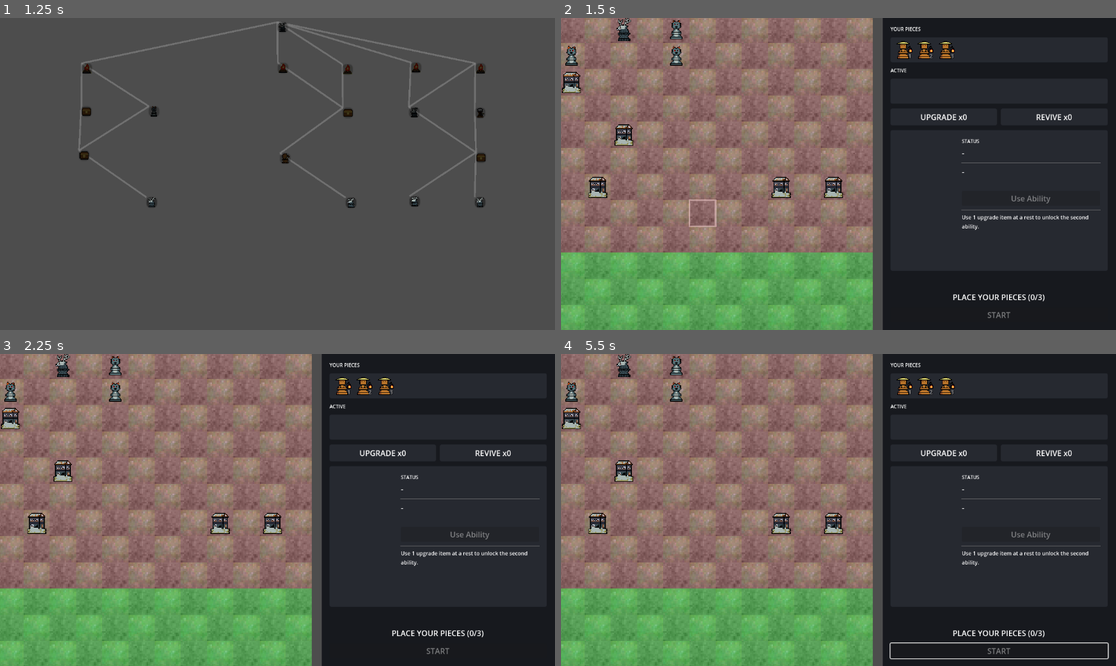
Above: before the commit, frames 1-4 (two rows, left to right).
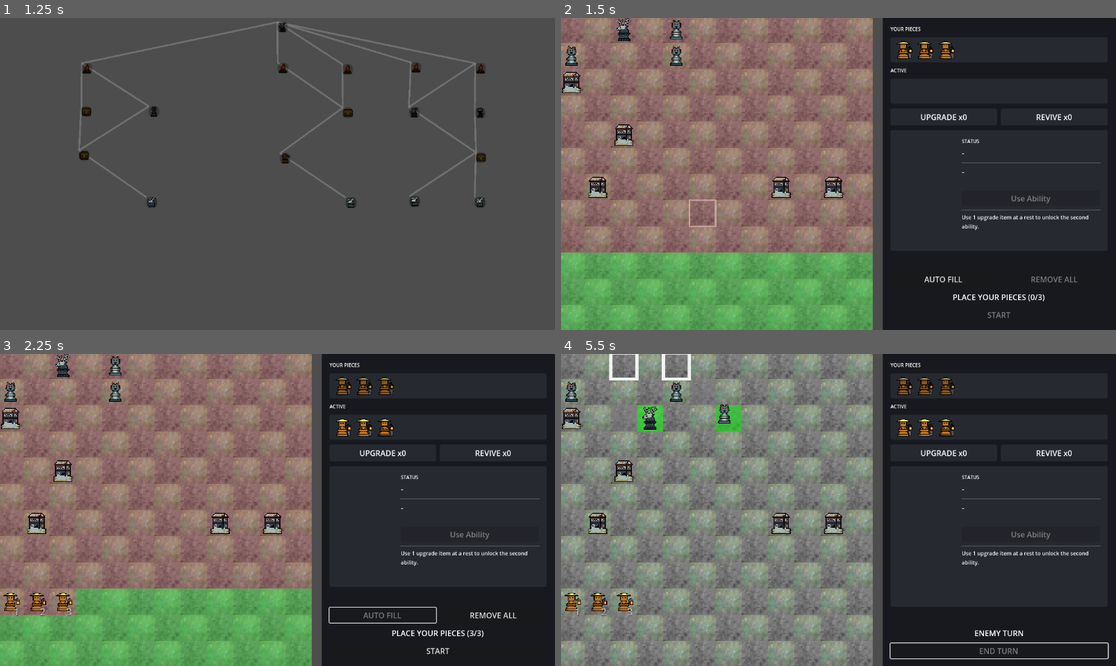
Above: after the commit, the same moments.

Repository: mjura1/gamejam-2025
Game: Godot game, scene res://Scenes/Menu/main_menu.tscn
Same seed, same stepped clock (60 frames per second), same inputs: the game is played once before the commit and once after it.
Inputs (mouse positions are in pixels of both pictures, inside the frame that each line leads up to):
- Up to frame 1 (1.25 s): click "START GAME" at 0.5 s
- Up to frame 2 (1.5 s): click (710, 202) at 1.25 s
- Up to frame 3 (2.25 s): click (382, 616) at 2 s, where only the run after the commit has a clickable "AUTO FILL"
- Up to frame 4 (5.5 s): click (1054, 616) at 2.75 s, where only the run after the commit has a clickable "REMOVE ALL"; click (943, 616) at 3.5 s, where only the run after the commit has a clickable "AUTO FILL"; click (999, 650) at 4.25 s, where only the run after the commit has a clickable "START"; click (999, 650) at 5 s, where only the run after the commit has a clickable "END TURN"

Frame 1 is identical in both runs. In frame 2, 0.2% of the frame differs, in the area x 65-94%, y 82-85%; in frame 3, 2.0%; in frame 4, 19%, in the area x 0-88%, y 0-100%.

Commit message:
Add AUTO FILL / REMOVE ALL buttons to the placement phase
AUTO FILL places pieces from the roster onto free board cells up to
the 5-piece cap (or however many are left if fewer than 5 are
available); REMOVE ALL clears everything back to the roster. Both
buttons sit above "PLACE YOUR PIECES" and only show during placement.

Diff:
--- a/team-berry-game/Scenes/Battle/battle_ui.tscn
+++ b/team-berry-game/Scenes/Battle/battle_ui.tscn
@@ -264,6 +264,24 @@
 horizontal_alignment = 1
 text = ""
 
+[node name="PlacementActionsRow" type="HBoxContainer" parent="Root/SidePanel/Margin/VBox"]
+unique_name_in_owner = true
+visible = false
+layout_mode = 2
+theme_override_constants/separation = 8
+
+[node name="AutoFillButton" type="Button" parent="Root/SidePanel/Margin/VBox/PlacementActionsRow"]
+unique_name_in_owner = true
+layout_mode = 2
+size_flags_horizontal = 3
+text = "AUTO FILL"
+
+[node name="RemoveAllButton" type="Button" parent="Root/SidePanel/Margin/VBox/PlacementActionsRow"]
+unique_name_in_owner = true
+layout_mode = 2
+size_flags_horizontal = 3
+text = "REMOVE ALL"
+
 [node name="TurnLabel" type="Label" parent="Root/SidePanel/Margin/VBox"]
 unique_name_in_owner = true
 layout_mode = 2
--- a/team-berry-game/Scripts/Battle/battle_ui.gd
+++ b/team-berry-game/Scripts/Battle/battle_ui.gd
@@ -41,6 +41,10 @@
 @onready var action_button: Button = %ActionButton
 @onready var board_area: Control = %BoardArea
 @onready var drag_ghost: TextureRect = %DragGhost
+@onready var placement_actions_row: HBoxContainer = %PlacementActionsRow
+@onready var auto_fill_button: Button = %AutoFillButton
+@onready var remove_all_button: Button = %RemoveAllButton
+@onready var tile_map = get_node("../Map/TileMapLayer")
 
 const STATUS_ALIVE_COLOR := Color(0.5, 1.0, 0.5)
 const STATUS_DEAD_COLOR := Color(1.0, 0.4, 0.4)
@@ -69,6 +73,8 @@
 	battle_controller.abilities_changed.connect(_on_abilities_changed)
 	board_area.gui_input.connect(_on_board_area_input)
 	action_button.pressed.connect(_on_action_button_pressed)
+	auto_fill_button.pressed.connect(_on_auto_fill_pressed)
+	remove_all_button.pressed.connect(_on_remove_all_pressed)
 	ability1_button.pressed.connect(_on_ability_pressed.bind(1))
 	ability2_button.pressed.connect(_on_ability_pressed.bind(2))
 	# Preberi rebindane bližnjice v živo (npr. igralec spremeni bind med pavzo
@@ -136,6 +142,7 @@
 			placement_active = true
 			placement_highlighter.show_zone()
 			board_area.mouse_filter = Control.MOUSE_FILTER_STOP
+			placement_actions_row.visible = true
 			moves_label.text = ""
 			abilities_label.text = ""
 			_update_placement_ui()
@@ -144,6 +151,7 @@
 				placement_active = false
 				placement_highlighter.clear_zone()
 				board_area.mouse_filter = Control.MOUSE_FILTER_IGNORE
+				placement_actions_row.visible = false
 			turn_label.text = "PLAYER TURN"
 			action_button.text = "END TURN"
 			action_button.disabled = false
@@ -290,6 +298,52 @@
 	turn_label.text = "PLACE YOUR PIECES (%d/%d)" % [placed_count, _max_placeable()]
 	action_button.text = "START"
 	action_button.disabled = placed_count == 0
+	auto_fill_button.disabled = placed_count >= _max_placeable() or not _has_available_piece()
+	remove_all_button.disabled = placed_count == 0
+
+
+# Ali je na klopi še vsaj ena figura, ki bi jo auto-fill lahko postavil.
+func _has_available_piece() -> bool:
+	for roster_name in player_manager.friendly_party:
+		if _count_available(roster_name) > 0:
+			return true
+	return false
+
+
+# Vsa prosta polja v placement coni, v vrstnem redu vrstica za vrstico.
+func _free_placement_cells() -> Array[Vector2i]:
+	var cells: Array[Vector2i] = []
+	var used_rect: Rect2i = tile_map.get_used_rect()
+	for y in range(used_rect.position.y, used_rect.end.y):
+		for x in range(used_rect.position.x, used_rect.end.x):
+			var grid_pos := Vector2i(x, y)
+			if _is_free_placement_cell(grid_pos):
+				cells.append(grid_pos)
+	return cells
+
+
+# AUTO FILL: postavi figure s klopi na prosta polja, dokler ne doseže 5 (ali
+# zmanjka figur/prostora - kar prej nastopi).
+func _on_auto_fill_pressed():
+	if not _in_placement_phase():
+		return
+	var free_cells := _free_placement_cells()
+	for roster_name in player_manager.friendly_party:
+		if _placed_characters().size() >= _max_placeable() or free_cells.is_empty():
+			break
+		if _count_available(roster_name) <= 0:
+			continue
+		place_piece(roster_name, free_cells.pop_front())
+
+
+# REMOVE ALL: pobere vse trenutno postavljene figure nazaj na klop.
+func _on_remove_all_pressed():
+	if not _in_placement_phase():
+		return
+	for character in _placed_characters():
+		grid_manager.vacate(character.grid_pos)
+		character.queue_free()
+	_after_placement_change()
 
 
 # ===============================================
--- /dev/null
+++ b/team-berry-game/tests/smoke/smoke_placement_auto_fill.gd
@@ -0,0 +1,79 @@
+extends SceneTree
+
+# AUTO FILL / REMOVE ALL smoke test: the two placement-phase buttons should
+# only be visible during PLACEMENT, AUTO FILL should place pieces from the
+# roster (including duplicate types) up to the 5-piece cap, REMOVE ALL should
+# clear the board back to the roster, and both buttons should disappear once
+# the battle is confirmed and PLAYER_TURN starts.
+# Run with: godot4 --headless --path . --script res://tests/smoke/smoke_placement_auto_fill.gd --quit-after 5
+
+var all_ok := true
+var battle
+var ran := false
+
+func _check(condition: bool, label: String):
+	if condition:
+		print("    ok: %s" % label)
+	else:
+		all_ok = false
+		print("    FAILED: %s" % label)
+
+func _initialize():
+	print(">>> SMOKE TEST: placement auto-fill/remove-all <<<")
+	battle = BattleBoot.boot_placement_only(self)
+
+	# 6-piece roster (2x pawn + 4 distinct types) so auto-fill has to both
+	# handle duplicate types AND stop at the 5-piece cap with 1 piece left over.
+	var player_manager = root.get_node("PlayerManager")
+	var roster: Array[String] = [
+		"friendly_pawn", "friendly_pawn", "friendly_rook",
+		"friendly_bishop", "friendly_knight", "friendly_queen",
+	]
+	player_manager.friendly_party = roster
+
+func _process(_delta: float) -> bool:
+	if ran:
+		return false
+
+	var battle_controller = battle.get_node("BattleController")
+	if battle_controller.current_state == battle_controller.BattleState.INITIALIZING:
+		return false # scena se še prebuja
+	ran = true
+
+	var battle_ui = battle.get_node("BattleUI")
+
+	_check(battle_ui.placement_actions_row.visible,
+		"AUTO FILL/REMOVE ALL row is visible during placement")
+	_check(not battle_ui.auto_fill_button.disabled,
+		"AUTO FILL starts enabled (board empty, pieces available)")
+	_check(battle_ui.remove_all_button.disabled,
+		"REMOVE ALL starts disabled (nothing placed yet)")
+
+	battle_ui._on_auto_fill_pressed()
+	_check(battle_ui._placed_characters().size() == 5,
+		"AUTO FILL places up to the 5-piece cap (6-piece roster)")
+	_check(battle_ui.auto_fill_button.disabled,
+		"AUTO FILL disables itself once the cap is reached")
+	_check(not battle_ui.remove_all_button.disabled,
+		"REMOVE ALL enables itself once something is placed")
+
+	battle_ui._on_remove_all_pressed()
+	_check(battle_ui._placed_characters().is_empty(),
+		"REMOVE ALL clears every placed piece back to the roster")
+	_check(not battle_ui.auto_fill_button.disabled,
+		"AUTO FILL re-enables itself after REMOVE ALL")
+	_check(battle_ui.remove_all_button.disabled,
+		"REMOVE ALL disables itself again once the board is empty")
+
+	battle_ui._on_auto_fill_pressed()
+	battle_ui.confirm_placement()
+	_check(battle_controller.current_state == battle_controller.BattleState.PLAYER_TURN,
+		"confirm_placement starts the player turn")
+	_check(not battle_ui.placement_actions_row.visible,
+		"AUTO FILL/REMOVE ALL row hides once the battle starts")
+
+	if all_ok:
+		print(">>> SMOKE TEST: placement auto-fill/remove-all works end to end <<<")
+	else:
+		print(">>> SMOKE TEST: placement auto-fill/remove-all FAILED - see checks above <<<")
+	return false
Not shown, changed: team-berry-game/tests/run_all.sh
